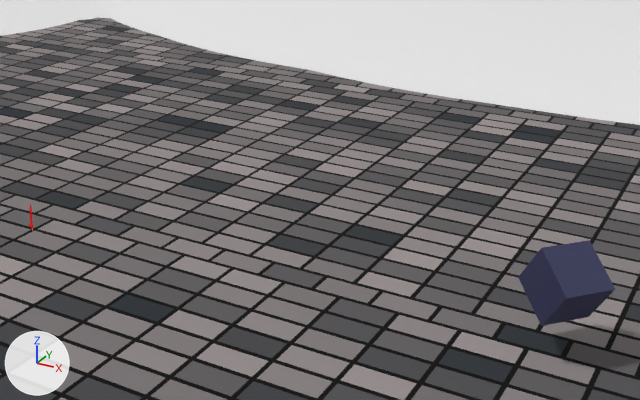
What one commit did to the Blender file openrocket/linux_server.blend.
Rendered twice from a 50 mm lens placed at (46.7, -56.5, 27.6), pointed at (18.9, -5.9, 2.4). The lights are fixed; the arrows at lower left show +X, +Y and +Z.
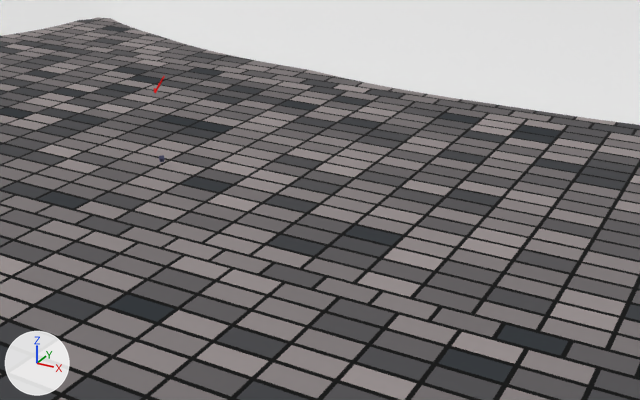
Changed parts and their boxes [x1, y1, x2, y2] in the pictures (640 x 400 px):
'Cube.003', moved, rescaled
    before: [518, 240, 615, 326]
    after: [159, 155, 165, 162]
'Rocket', moved, turned
    before: [29, 204, 33, 229]
    after: [154, 76, 164, 93]

What the commit changed:
Object 'Rocket' (ob_rocket) moves from (-0.54, -14.68, -0.01) to (-2.54, 3.31, 5.21).
Object 'Rocket' (ob_rocket) turns from (7.8, 3.1, -178) to (14, -29, 173) degrees about x, y and z.
Object 'Cube.003' (ob_cube_003) moves from (37.95, -12.96, 4.16) to (0.0, 0.0, 0.0).
Object 'Cube.003' (ob_cube_003) is rescaled from (1.54, 1.54, 1.54) to (0.191, 0.191, 0.191).
